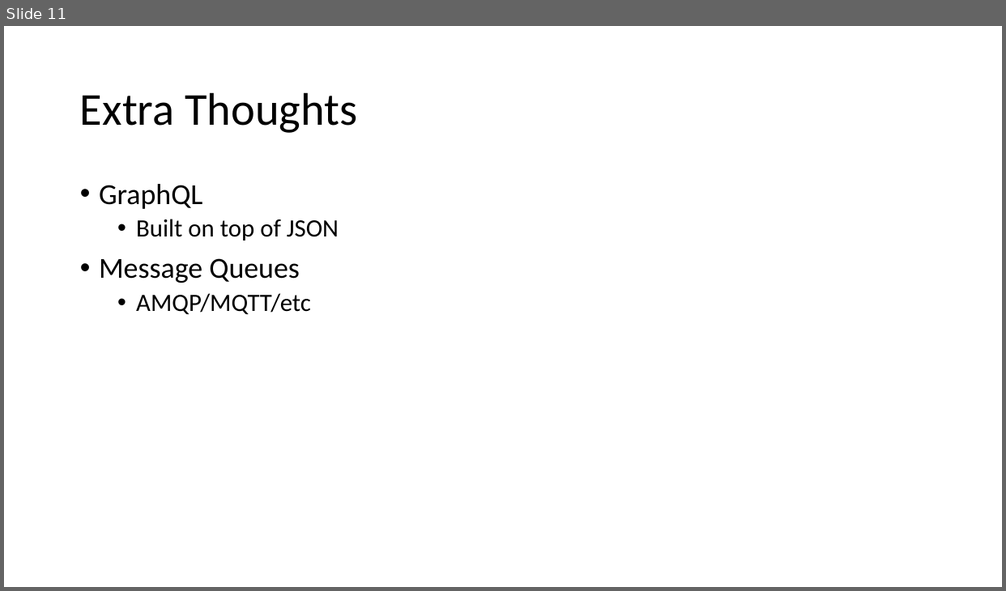
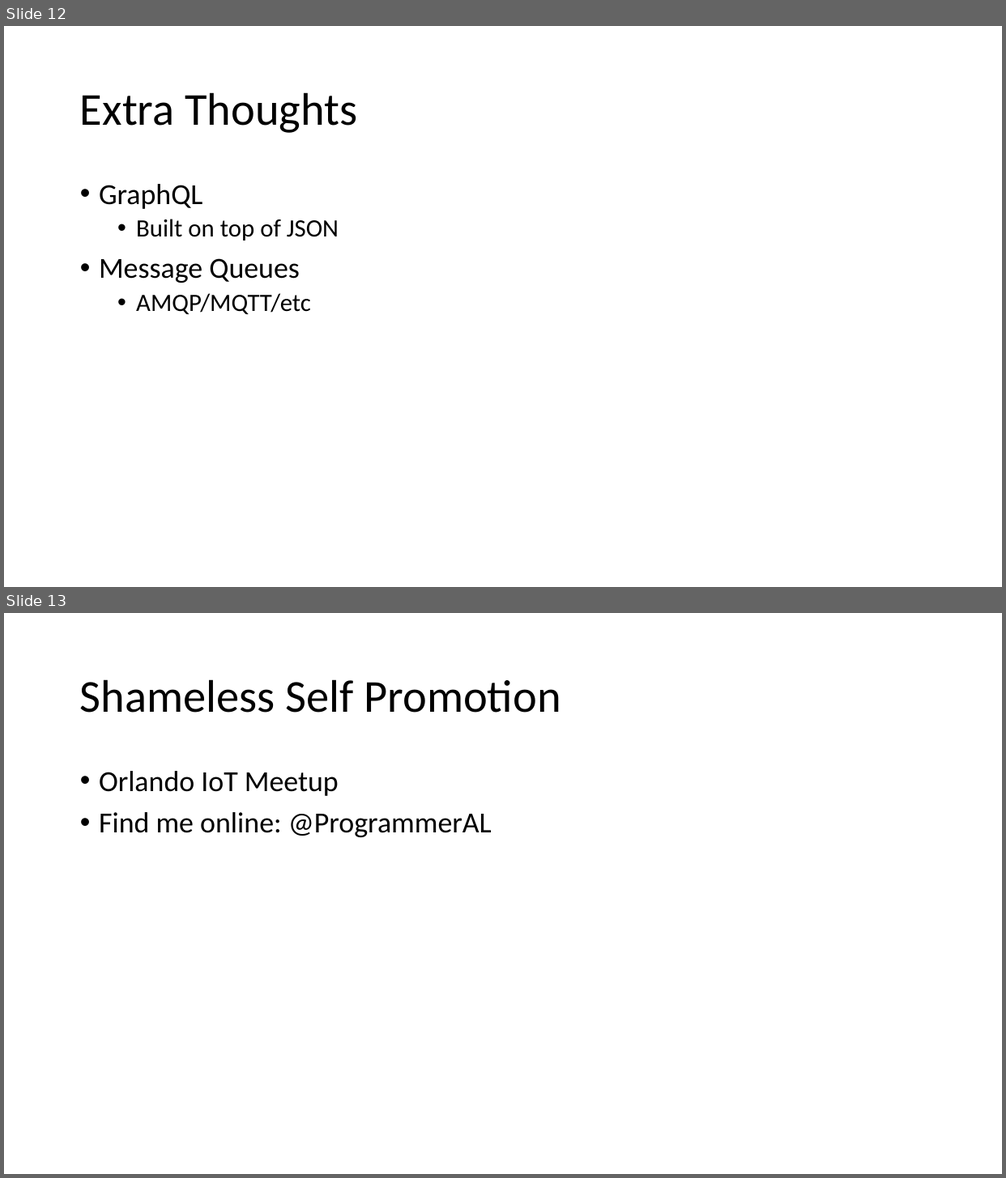
Before and after one commit to ProgrammerAL/Presentations-2020, a slide deck: 2020-04-14 ONETUG App Communication Juxtaposition/Presentation.pptx. Shown one above the other, each under a label of ours: slide 11 before the commit, slides 12 and 13 after it. The pictures are 1006x591 and 1006x1178 pixels, drawn with LibreOffice and Linux fonts; fonts in the diff are those of the drawing. Boxes give left, top, right and bottom in pixels: in the first picture for what was removed or moved away, otherwise in the second. Text is boxed around its words. In the diff, an @@ line names an element or a change of style, - is before the commit and + after.

```diff
--- a/2020-04-14 ONETUG App Communication Juxtaposition/Presentation.pptx
+++ b/2020-04-14 ONETUG App Communication Juxtaposition/Presentation.pptx
@@ slide 13 added at (x1=4, y1=613, x2=1002, y2=1174), background #FFFFFF @@
@@ title added at (x1=80, y1=679, x2=560, y2=713), 44 pt, text #000000 @@
+Shameless Self Promotion
@@ text added at (x1=99, y1=771, x2=492, y2=837), 28 pt, text #000000 @@
+• Orlando IoT Meetup
+• Find me online: @ProgrammerAL
@@ what was slide 11 is now slide 12 @@
```
Also in this commit, not shown: 4 slides changed, 1 other slide added, 1 slide removed, 19 other files.
